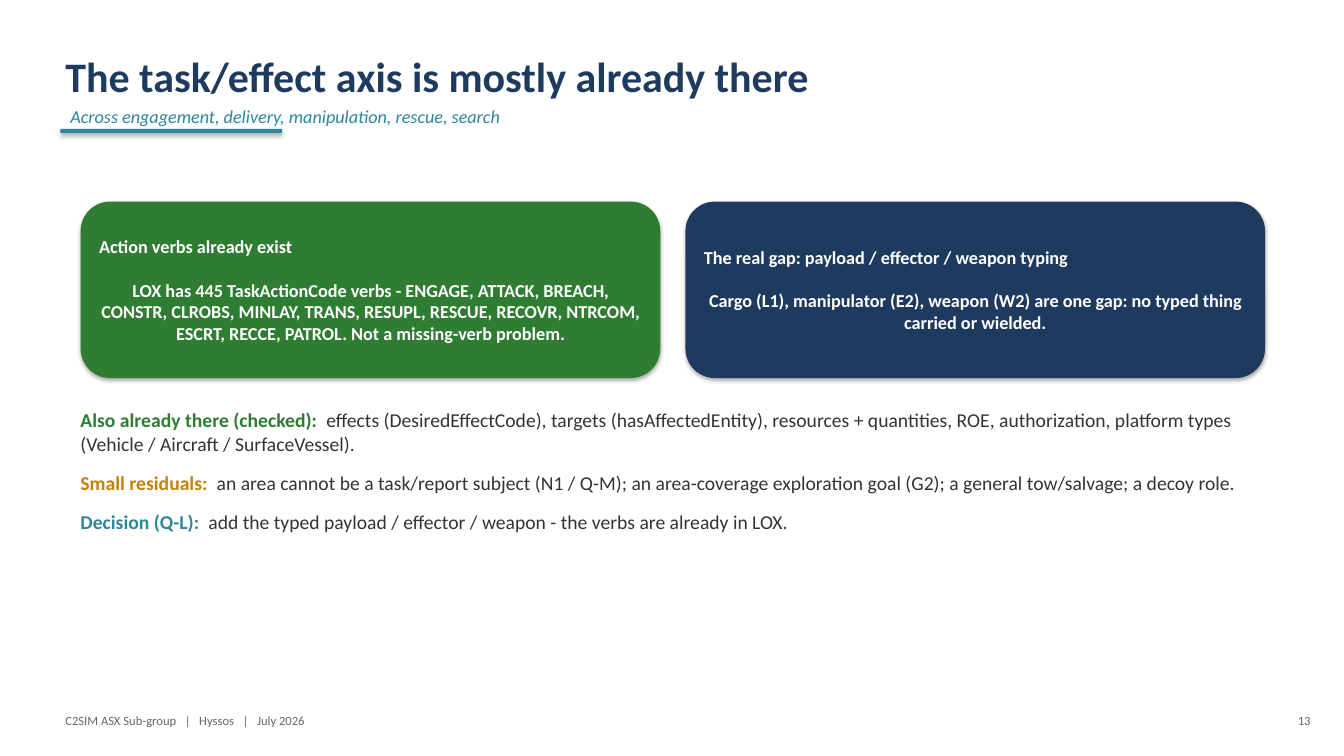
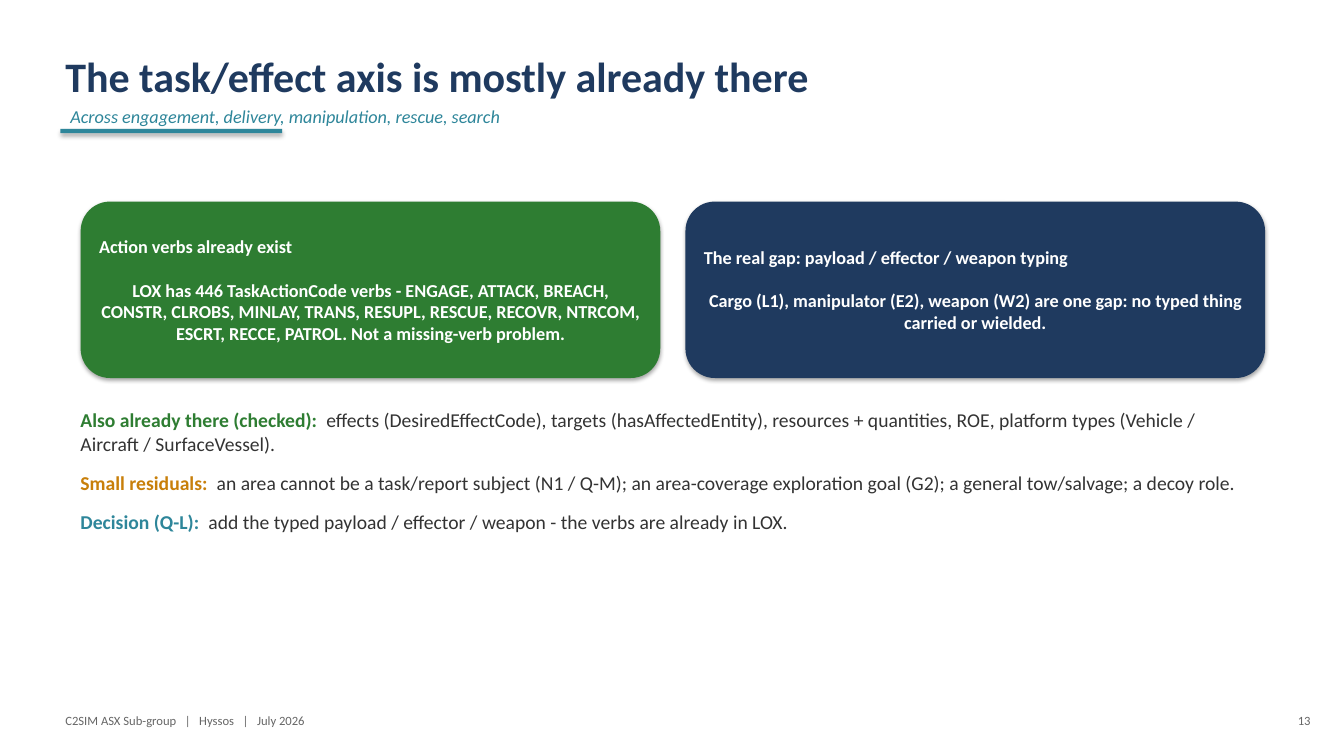
Before and after one commit to hyssostech/C2SIMArtifacts, a slide deck: slide 13 of Subgroups/ASX/InstantiationReview/ASX-Instantiation-Findings.pptx. Drawn at 1344x756 pixels with LibreOffice and Linux fonts; fonts in the diff are those of the drawing. Boxes give left, top, right and bottom in pixels: in the first picture for what was removed or moved away, otherwise in the second. Text is boxed around its words. In the diff, an @@ line names an element or a change of style, - is before the commit and + after.

```diff
--- a/Subgroups/ASX/InstantiationReview/ASX-Instantiation-Findings.pptx
+++ b/Subgroups/ASX/InstantiationReview/ASX-Instantiation-Findings.pptx
@@ text in rounded rectangle at <box>99,240,639,343</box>: text changed @@
-Action verbs already exist
-LOX has 445 TaskActionCode verbs - ENGAGE, ATTACK, BREACH, CONSTR, CLROBS, MINLAY, TRANS, RESUPL, RESCUE, RECOVR, NTRCOM, ESCRT, RECCE, PATROL. Not a missing-verb problem.
+Action verbs already exist
+LOX has 446 TaskActionCode verbs - ENGAGE, ATTACK, BREACH, CONSTR, CLROBS, MINLAY, TRANS, RESUPL, RESCUE, RECOVR, NTRCOM, ESCRT, RECCE, PATROL. Not a missing-verb problem.
@@ text at <box>80,412,1183,454</box>: text changed @@
-Also already there (checked): effects (DesiredEffectCode), targets (hasAffectedEntity), resources + quantities, ROE, authorization, platform types (Vehicle / Aircraft / SurfaceVessel).
+Also already there (checked): effects (DesiredEffectCode), targets (hasAffectedEntity), resources + quantities, ROE, platform types (Vehicle / Aircraft / SurfaceVessel).
```
Also in this commit, not shown: 6 other slides changed, 8 other files.
